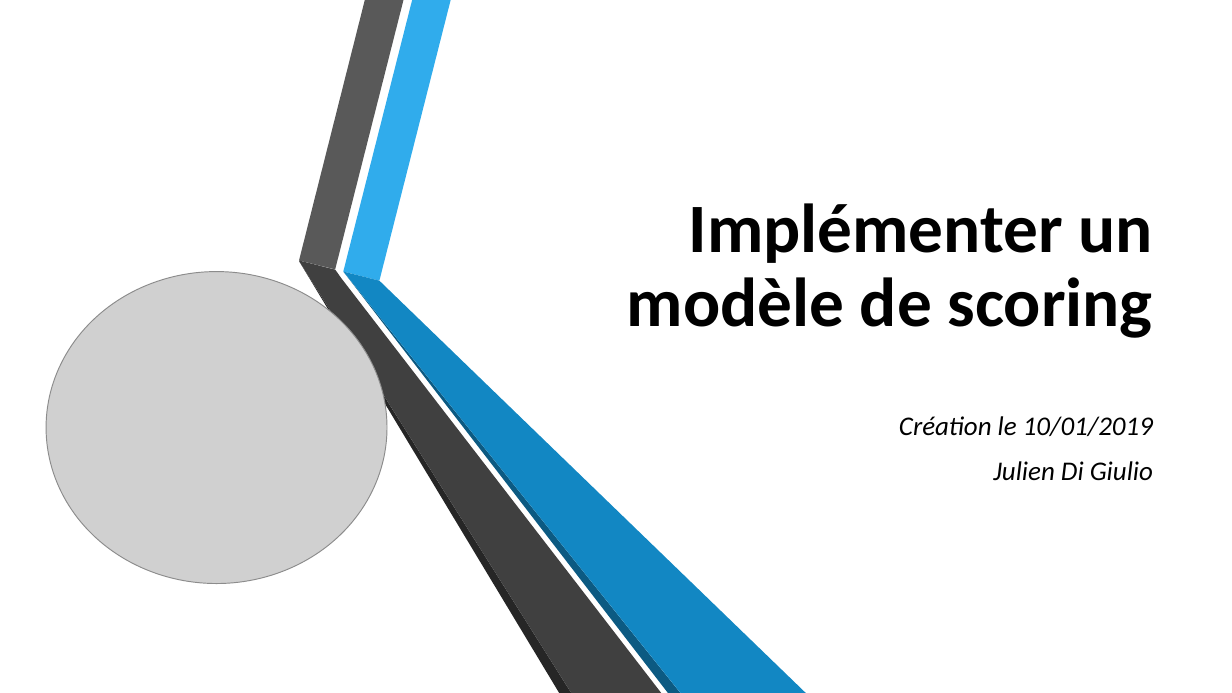
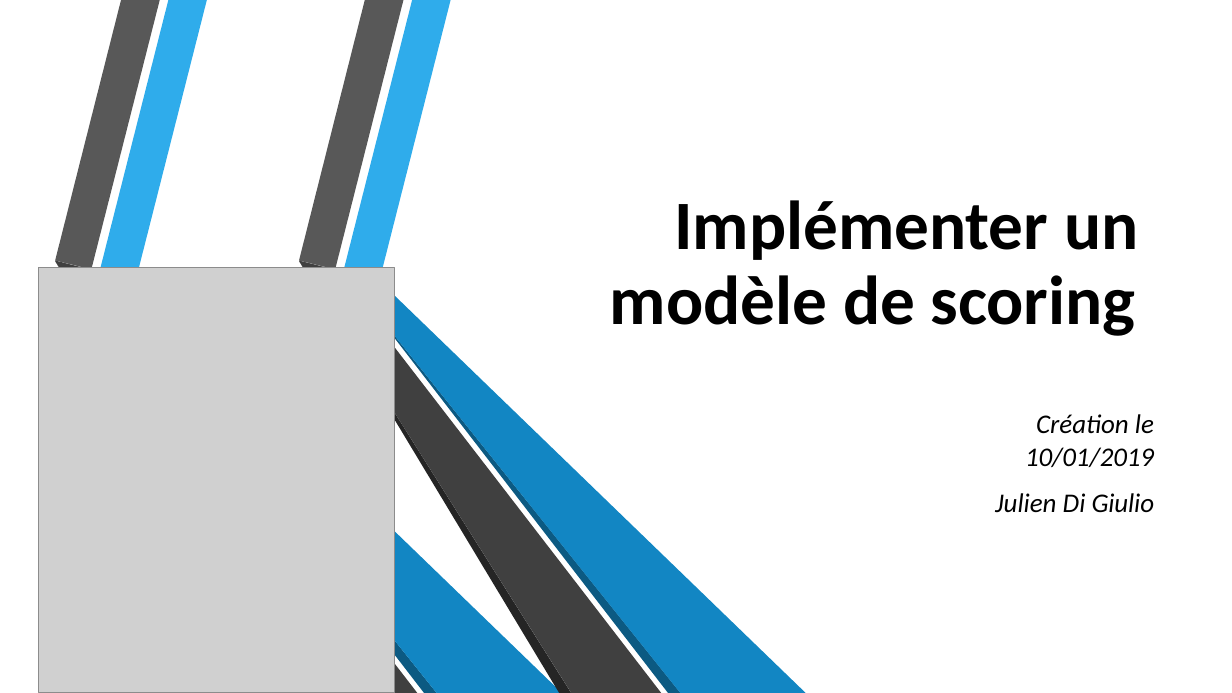
Before and after one commit to wdavid93/OpenClassRoom, a slide deck: slide 1 of Projet_7/Livrable/Implementez_un_modele_de_scoring.pptx. Drawn at 1232x693 pixels with LibreOffice and Linux fonts; fonts in the diff are those of the drawing; grey boxes stand for pictures; background and template pictures are left out. Boxes give left, top, right and bottom in pixels: in the first picture for what was removed or moved away, otherwise in the second. Text is boxed around its words. In the diff, an @@ line names an element or a change of style, - is before the commit and + after.

```diff
--- a/Projet_7/Livrable/Implementez_un_modele_de_scoring.pptx
+++ b/Projet_7/Livrable/Implementez_un_modele_de_scoring.pptx
@@ rectangle removed at (x1=0, y1=0, x2=1232, y2=693) @@
@@ freeform shape resized from (x1=344, y1=0, x2=451, y2=280) to (x1=299, y1=0, x2=404, y2=270) @@
@@ freeform shape at (x1=299, y1=0, x2=404, y2=270): fill #30ACEC to #585858 @@
@@ freeform shape resized from (x1=299, y1=0, x2=404, y2=269) to (x1=343, y1=0, x2=450, y2=281) @@
@@ freeform shape at (x1=343, y1=0, x2=450, y2=281): fill #595959 to #2FACEB @@
@@ text "Implémenter un modèle de scoring" moved from (x1=627, y1=203, x2=1153, y2=338) to (x1=610, y1=200, x2=1138, y2=336) @@
@@ text "Implémenter un modèle de scoring" at (x1=610, y1=200, x2=1138, y2=336): letter spacing 0 to -0.2 pt in "un"; letter spacing 0 to -0.1 pt in "scoring"; alignment right to left; indent changed; line spacing 0.9 to 58.3pt; more space between paragraphs; vertical alignment bottom to top @@
@@ picture resized from (x1=46, y1=272, x2=387, y2=584) to (x1=39, y1=268, x2=395, y2=693) @@
@@ group removed at (x1=55, y1=0, x2=563, y2=693): 6 freeform shapes @@
@@ group added at (x1=55, y1=0, x2=563, y2=693): 6 freeform shapes @@
@@ freeform shape resized from (x1=344, y1=272, x2=807, y2=693) to (x1=299, y1=261, x2=662, y2=693) @@
@@ freeform shape at (x1=299, y1=261, x2=662, y2=693): fill #1287C3 to #404040 @@
@@ freeform shape resized from (x1=299, y1=261, x2=662, y2=693) to (x1=299, y1=261, x2=572, y2=692) @@
@@ freeform shape at (x1=299, y1=261, x2=572, y2=692): fill #404040 to #252525 @@
@@ freeform shape resized from (x1=344, y1=272, x2=680, y2=693) to (x1=343, y1=272, x2=806, y2=693) @@
@@ freeform shape at (x1=343, y1=272, x2=806, y2=693): fill #0C5A82 to #1286C3 @@
@@ freeform shape resized from (x1=299, y1=261, x2=572, y2=693) to (x1=344, y1=272, x2=681, y2=693) @@
@@ freeform shape at (x1=344, y1=272, x2=681, y2=693): fill #262626 to #0C5A82 @@
@@ text "Création le 10/01/2019" moved from (x1=899, y1=416, x2=1153, y2=481) to (x1=995, y1=414, x2=1155, y2=513) @@
@@ text "Création le 10/01/2019" at (x1=995, y1=414, x2=1155, y2=513): letter spacing 0 to -0.1 pt in "10/01/2019", "Giulio"; more space between paragraphs @@
```
Also in this commit, not shown: 19 other slides changed, 58 other files.
